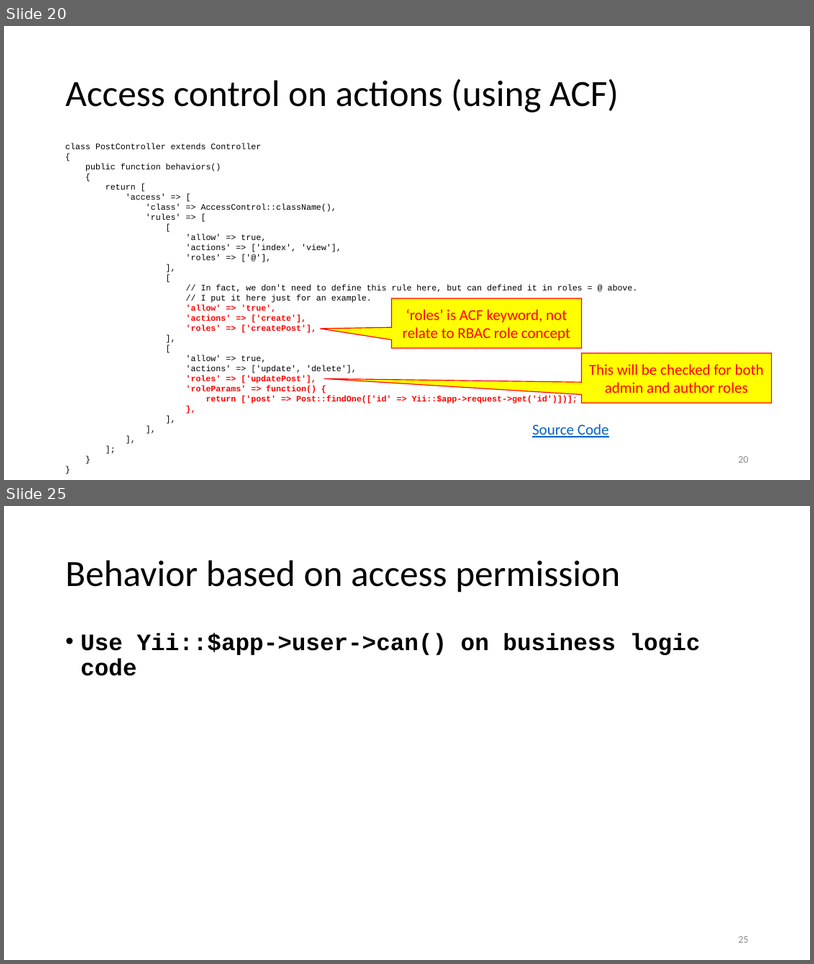
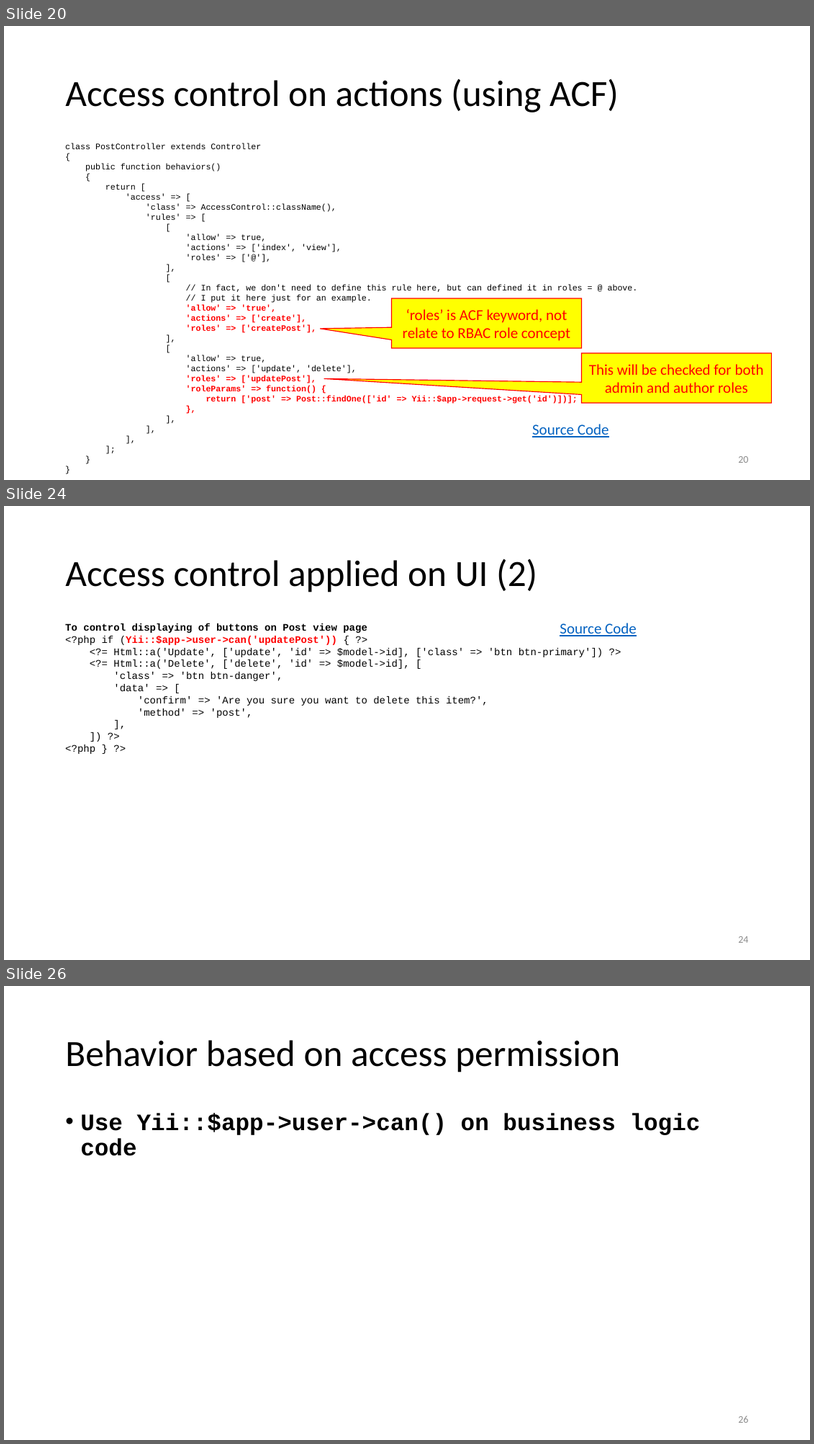
Before and after one commit to umbalaconmeogia/yii2-rbac-tutorial, a slide deck: docs/tutorial/Yii2RbacTutorial.pptx. Shown one above the other, each under a label of ours: slides 20 and 25 before the commit, slides 20, 24 and 26 after it; the slides between them are not shown. The pictures are 814x964 and 814x1444 pixels, drawn with LibreOffice and Linux fonts; fonts in the diff are those of the drawing. Boxes give left, top, right and bottom in pixels: in the first picture for what was removed or moved away, otherwise in the second. Text is boxed around its words. In the diff, an @@ line names an element or a change of style, - is before the commit and + after.

```diff
--- a/docs/tutorial/Yii2RbacTutorial.pptx
+++ b/docs/tutorial/Yii2RbacTutorial.pptx
@@ slide 24 added at <box>4,506,810,960</box>, background #FFFFFF @@
@@ title added at <box>65,559,538,592</box>, 44 pt, text #000000 @@
+Access control applied on UI (2)
@@ text added at <box>65,623,604,754</box>, 12 pt, text #000000 @@
+To control displaying of buttons on Post view page
+<?php if (Yii::$app->user->can('updatePost')) { ?>
+<?= Html::a('Update', ['update', 'id' => $model->id], ['class' => 'btn btn-primary']) ?>
+<?= Html::a('Delete', ['delete', 'id' => $model->id], [
+'class' => 'btn btn-danger',
+'data' => [
+'confirm' => 'Are you sure you want to delete this item?',
+'method' => 'post',
+],
+]) ?>
+<?php } ?>
@@ text added at <box>560,623,637,636</box>, 18 pt, text #0563C1, underline @@
+Source Code
@@ page number added at <box>738,936,748,942</box>, 12 pt, text #8C8C8C @@
+24
@@ what was slide 25 is now slide 26 @@
```
Also in this commit, not shown: 4 slides changed, 2 other files.
